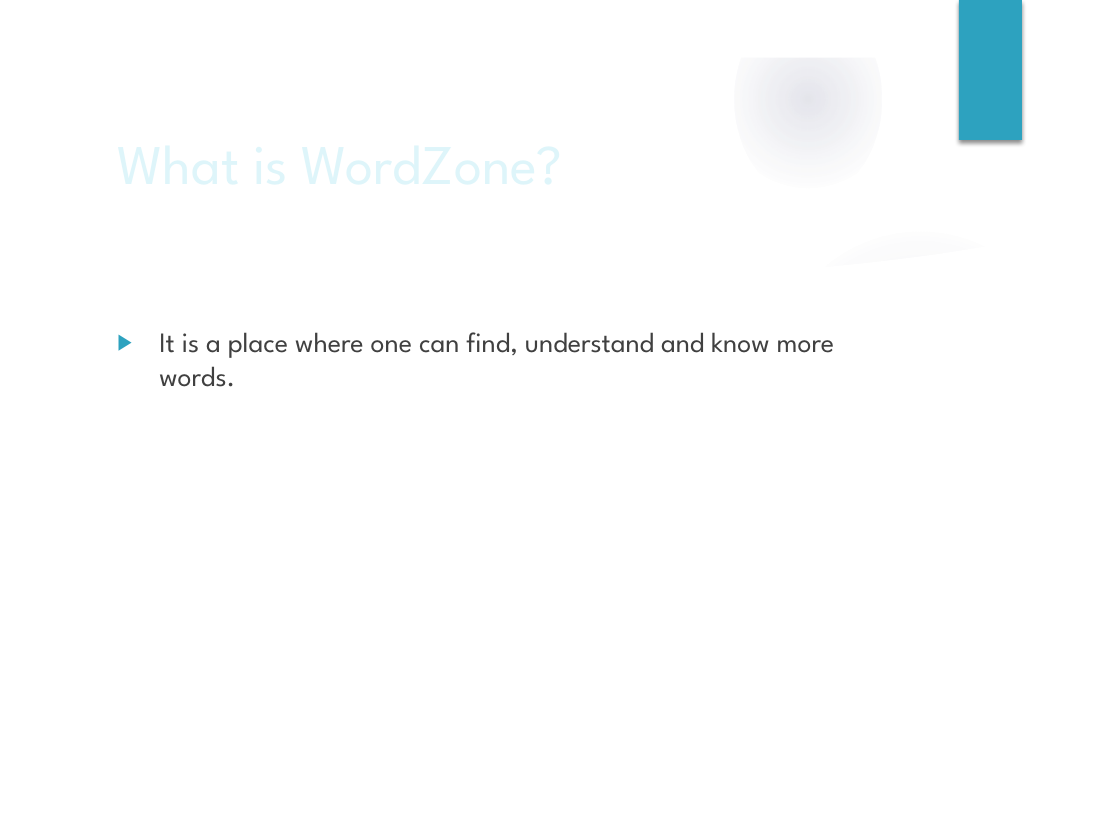
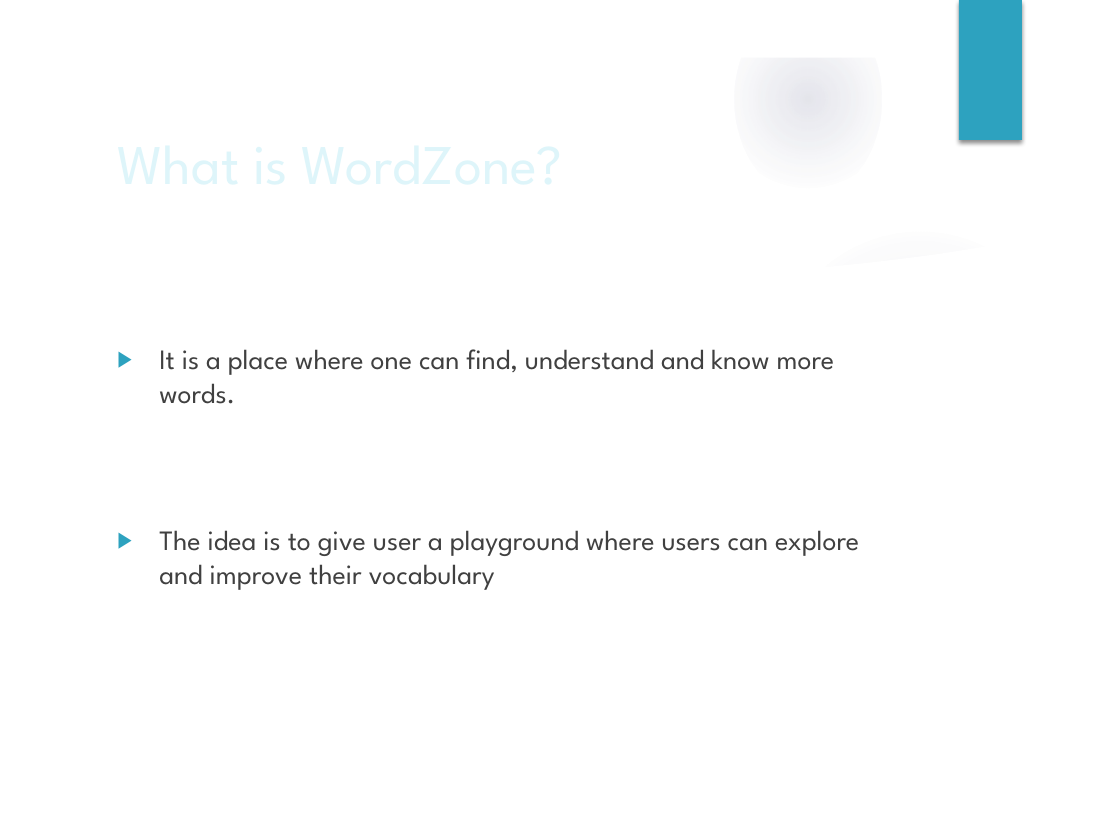
Before and after one commit to ritveak/Wordzone, a slide deck: slide 2 of review 1.pptx. Drawn at 1120x840 pixels with LibreOffice and Linux fonts; fonts in the diff are those of the drawing; background and template pictures are left out. Boxes give left, top, right and bottom in pixels: in the first picture for what was removed or moved away, otherwise in the second. Text is boxed around its words. In the diff, an @@ line names an element or a change of style, - is before the commit and + after.

```diff
--- a/review 1.pptx
+++ b/review 1.pptx
@@ text "It is a place where ...": place and size @@
-text "It is a place where ..." at bbox=[159, 332, 835, 387]
+text "It is a place where ..." at bbox=[159, 349, 859, 590]
@@ text at bbox=[159, 530, 859, 590]: paragraph added @@
+▶ The idea is to give user a playground where users can explore and improve their vocabulary
```
Also in this commit, not shown: 1 slide added, 1 other file.
